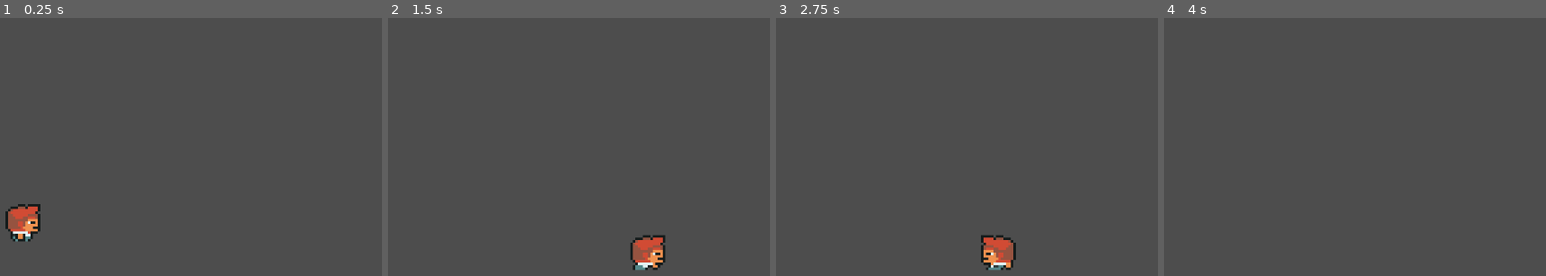
Above: before the commit, frames 1-4 (left to right).
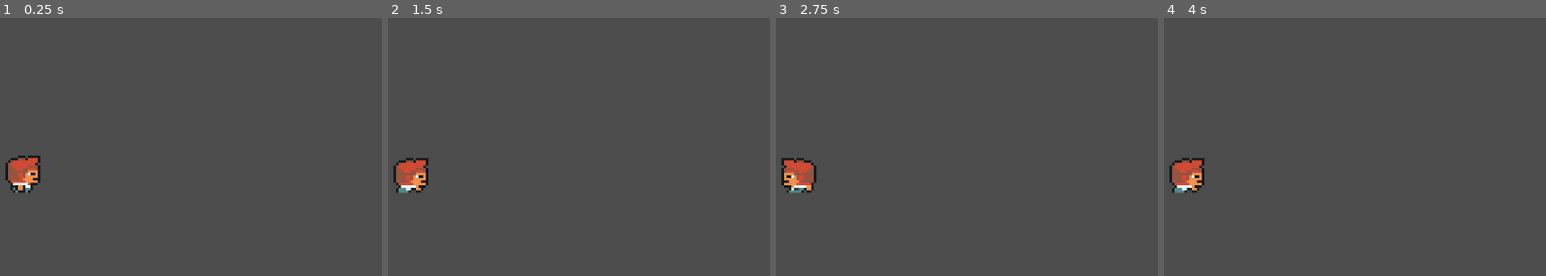
Above: after the commit, the same moments.

Repository: AufaRizkyZ/mario-kw
Game: Godot game, scene res://Scenes/test.tscn
Same seed, same stepped clock (60 frames per second), same inputs: the game is played once before the commit and once after it. This scene is started directly instead of the project's main scene.
Inputs:
- Up to frame 1 (0.25 s): no input
- Up to frame 2 (1.5 s): tap Enter (ui_accept) at 0.5, 0.77 s; hold Right (ui_right) from 0.53 s (still down)
- Up to frame 3 (2.75 s): tap Enter (ui_accept) at 1.52 s; release Right (ui_right) at 2.03 s; hold Left (ui_left) from 2.03 s (still down)
- Up to frame 4 (4 s): release Left (ui_left) at 2.78 s; hold Right (ui_right) from 2.78 s (still down); tap Enter (ui_accept) at 3.02, 3.77 s

The runs differ from the first frame. In frame 1, 2.3% of the frame differs, in the area x 1-11%, y 53-87%; in frame 2, 2.2%; in frame 3, 2.2%; in frame 4, 1.1%.

Commit message:
Remove camera from test scene

Diff:
--- a/Scenes/test.tscn
+++ b/Scenes/test.tscn
@@ -7,10 +7,6 @@
 
 [node name="test" type="Node2D"]
 
-[node name="Camera2D" type="Camera2D" parent="."]
-position = Vector2(554, 309)
-zoom = Vector2(4, 4)
-
 [node name="StaticBody2D" type="StaticBody2D" parent="."]
 
 [node name="CollisionShape2D" type="CollisionShape2D" parent="StaticBody2D"]
